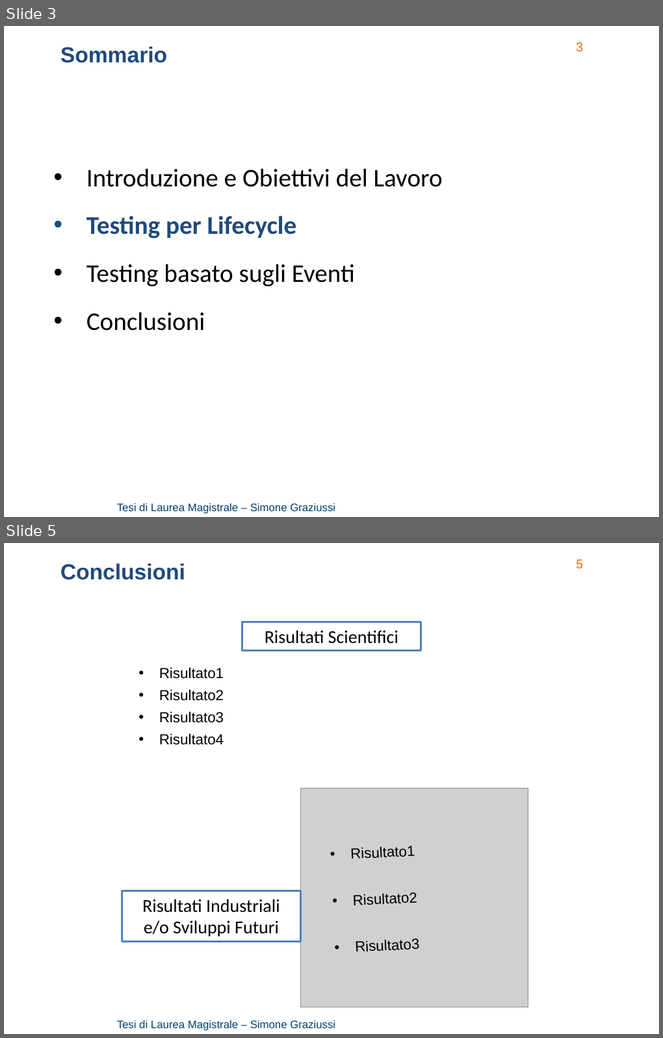
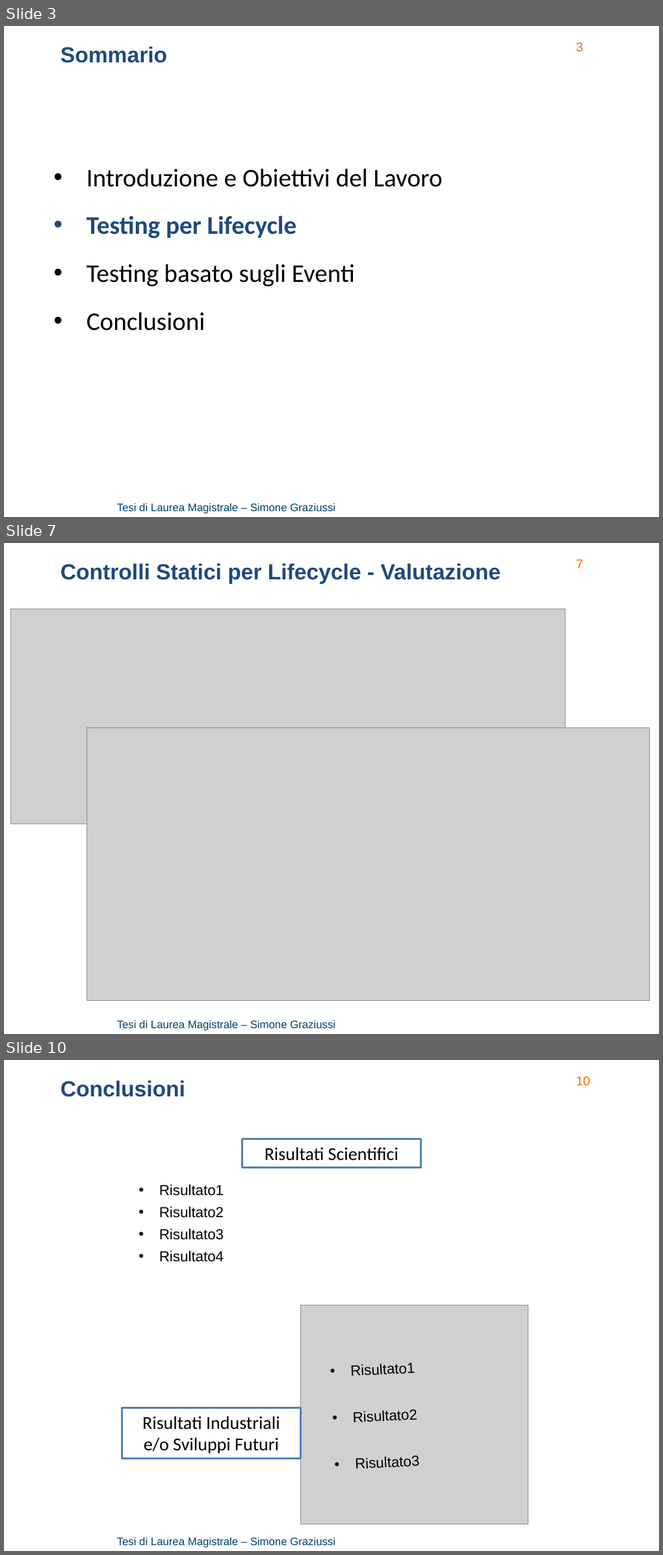
Before and after one commit to Simone3/Thesis, a slide deck: Presentation/Presentation.pptx. Shown one above the other, each under a label of ours: slides 3 and 5 before the commit, slides 3, 7 and 10 after it; the slides between them are not shown. The pictures are 663x1038 and 663x1555 pixels, drawn with LibreOffice and Linux fonts; fonts in the diff are those of the drawing; grey boxes stand for pictures; background and template pictures are left out. Boxes give left, top, right and bottom in pixels: in the first picture for what was removed or moved away, otherwise in the second. Text is boxed around its words. In the diff, an @@ line names an element or a change of style, - is before the commit and + after.

Commit message:
Presentation: preliminary version of lifecycle part

```diff
--- a/Presentation/Presentation.pptx
+++ b/Presentation/Presentation.pptx
@@ slide 7 added at bbox=[4, 543, 659, 1034], background picture (left out); not listed: 2 template elements that a slide beside it also shows @@
@@ text added at bbox=[61, 563, 501, 584], 24 pt, text #1F497D, bold @@
+Controlli Statici per Lifecycle - Valutazione
@@ picture added at bbox=[10, 609, 566, 824] @@
@@ picture added at bbox=[87, 728, 650, 1001] @@
@@ what was slide 5 is now slide 10 @@
@@ page number at bbox=[576, 1076, 590, 1086]: text changed @@
-5
+10
```
Also in this commit, not shown: 1 slide changed, 5 other slides added, 1 slide removed, 1 other file.
